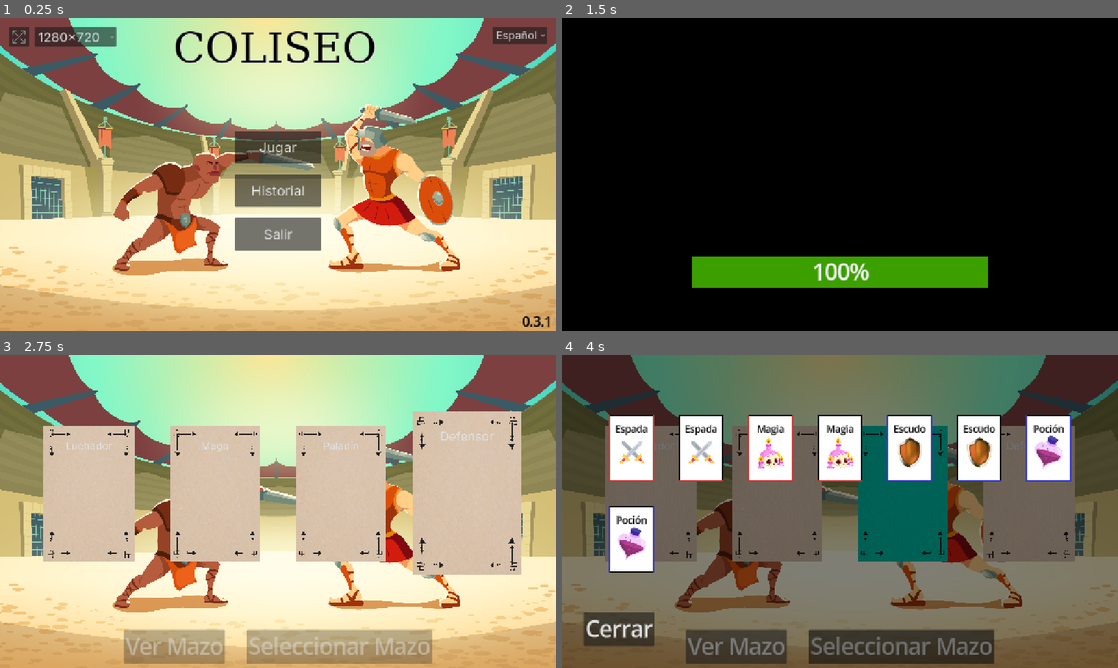
Above: before the commit, frames 1-4 (two rows, left to right).
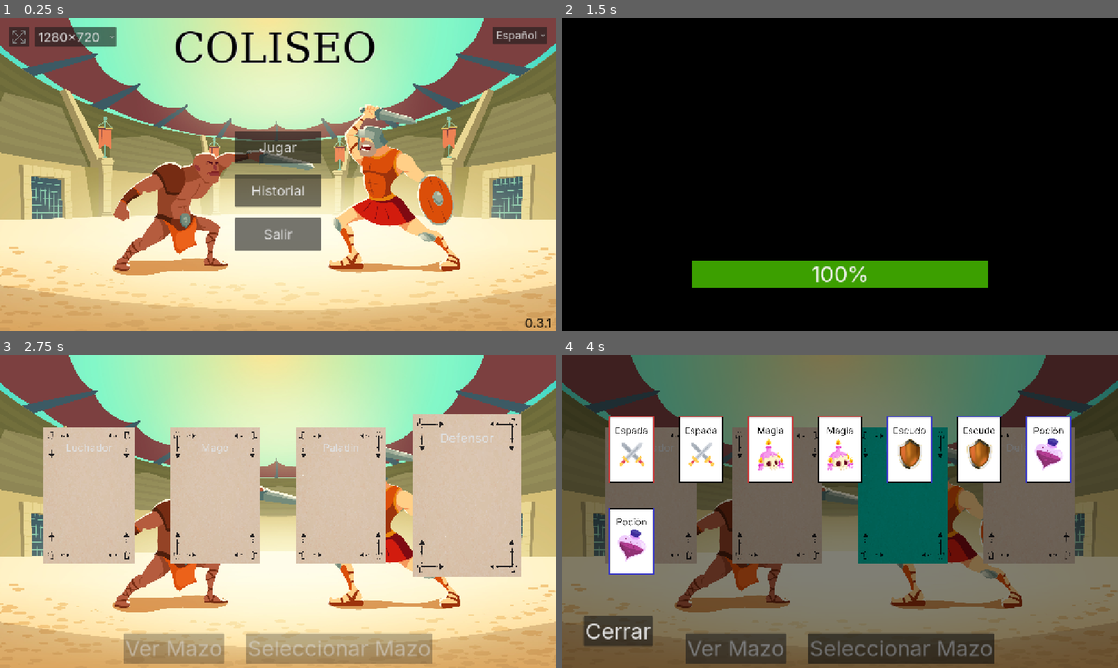
Above: after the commit, the same moments.

Repository: ChrisNGDC/cards_combat_game
Game: Godot game, scene res://scenes/main_menu.tscn
Two runs of this game, one before a commit and one after it. Both use one fixed random seed, a clock stepped at 60 frames per second and the inputs below.
Inputs (mouse positions are in pixels of both pictures, inside the frame that each line leads up to):
- Up to frame 1 (0.25 s): no input
- Up to frame 2 (1.5 s): click "Jugar" at 0.5 s; drag from (650, 155) to (901, 155) at 1.27 s
- Up to frame 3 (2.75 s): drag from (216, 492) to (467, 492) at 2.02 s
- Up to frame 4 (4 s): tap Enter at 2.75 s; move the mouse to (901, 492) at 2.77 s; tap I at 2.85 s; click (901, 492) at 2.92 s; click "Ver Mazo" at 3.5 s

The runs differ from the first frame. In frame 1, 0.1% of the frame differs, in the area x 94-99%, y 95-99%; in frame 2, 1.1%; in frame 3, 3.7%; in frame 4, 6.9%, in the area x 3-93%, y 19-99%.

Commit message:
Changes on project settings

Diff:
--- a/project.godot
+++ b/project.godot
@@ -37,7 +37,6 @@
 window/size/viewport_height=720
 window/size/resizable=false
 window/stretch/mode="canvas_items"
-window/stretch/aspect="expand"
 
 [editor_plugins]
 
@@ -46,6 +45,7 @@
 [gui]
 
 theme/default_font_multichannel_signed_distance_field=true
+theme/custom_font="uid://bkmp6cbx1sym3"
 
 [internationalization]
 
Not shown, changed: export_presets.cfg
Not shown, changed: .gitignore
